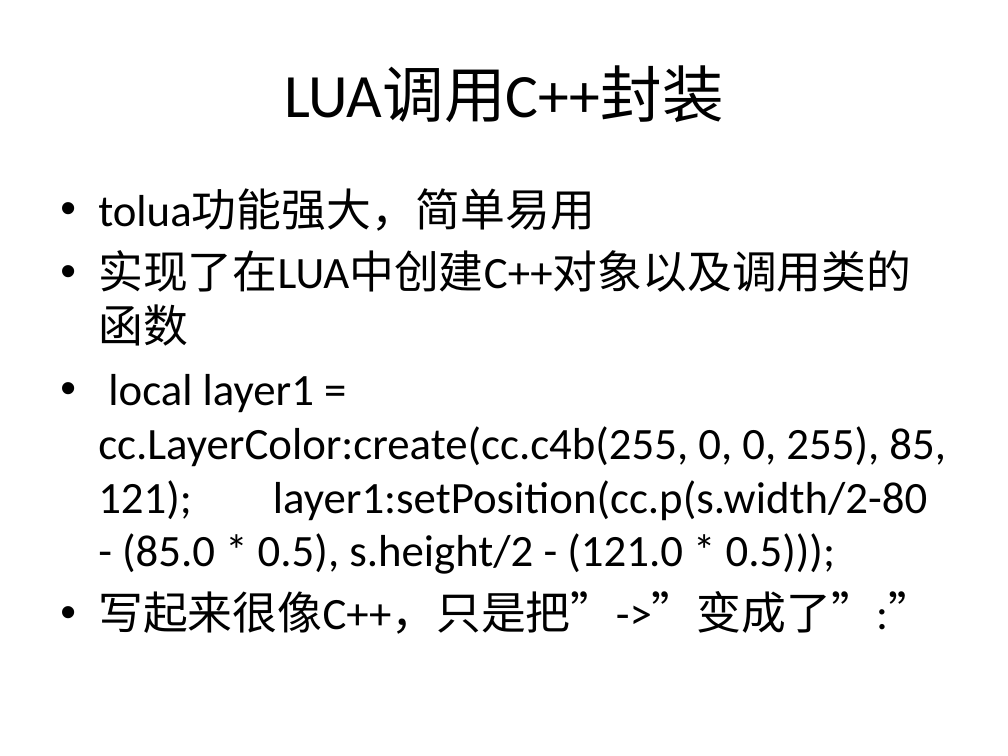
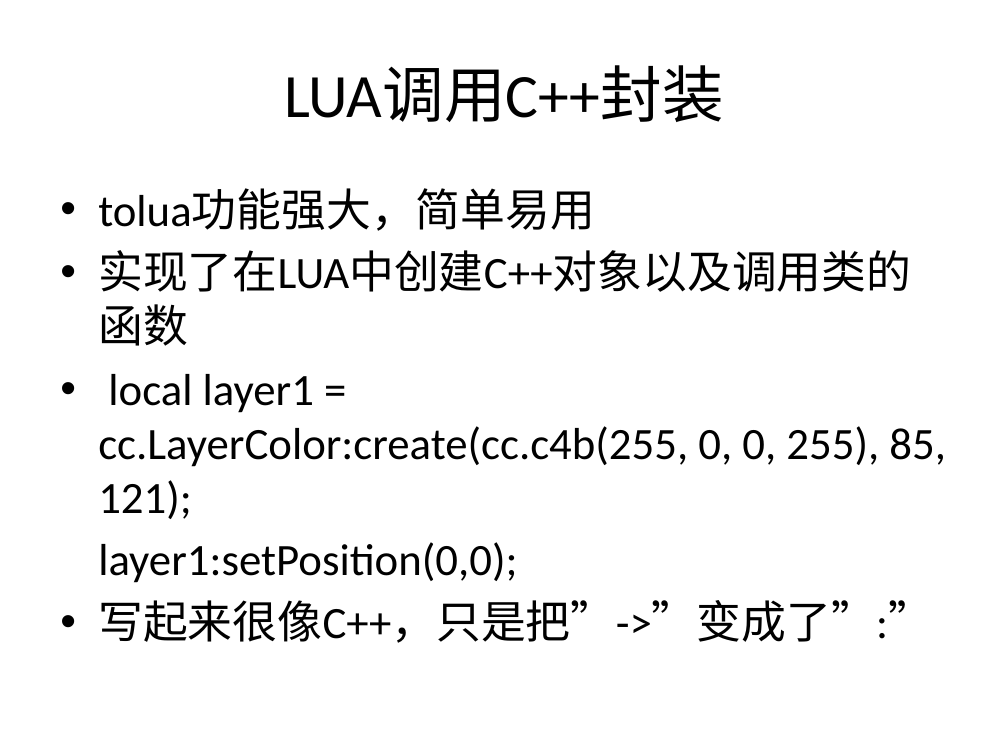
Before and after one commit to henryfung01/StreetFighter, a slide deck: slide 16 of lua.pptx. Drawn at 1008x756 pixels with LibreOffice and Linux fonts; fonts in the diff are those of the drawing. Boxes give left, top, right and bottom in pixels: in the first picture for what was removed or moved away, otherwise in the second. Text is boxed around its words. In the diff, an @@ line names an element or a change of style, - is before the commit and + after.

```diff
--- a/lua.pptx
+++ b/lua.pptx
@@ text at bbox=[98, 374, 946, 583]: text changed @@
-• local layer1 = cc.LayerColor:create(cc.c4b(255, 0, 0, 255), 85, 121); layer1:setPosition(cc.p(s.width/2-80 - (85.0 * 0.5), s.height/2 - (121.0 * 0.5)));
+• local layer1 = cc.LayerColor:create(cc.c4b(255, 0, 0, 255), 85, 121);
+layer1:setPosition(0,0);
```
Also in this commit, not shown: 1 other file.
